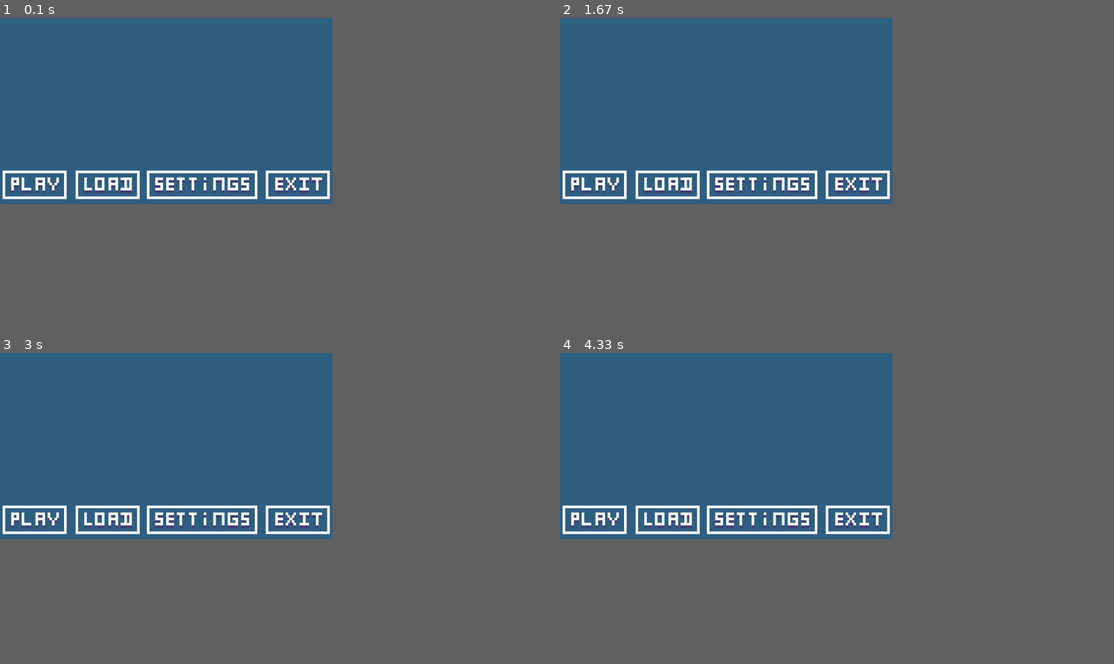
Above: before the commit, frames 1-4 (two rows, left to right).
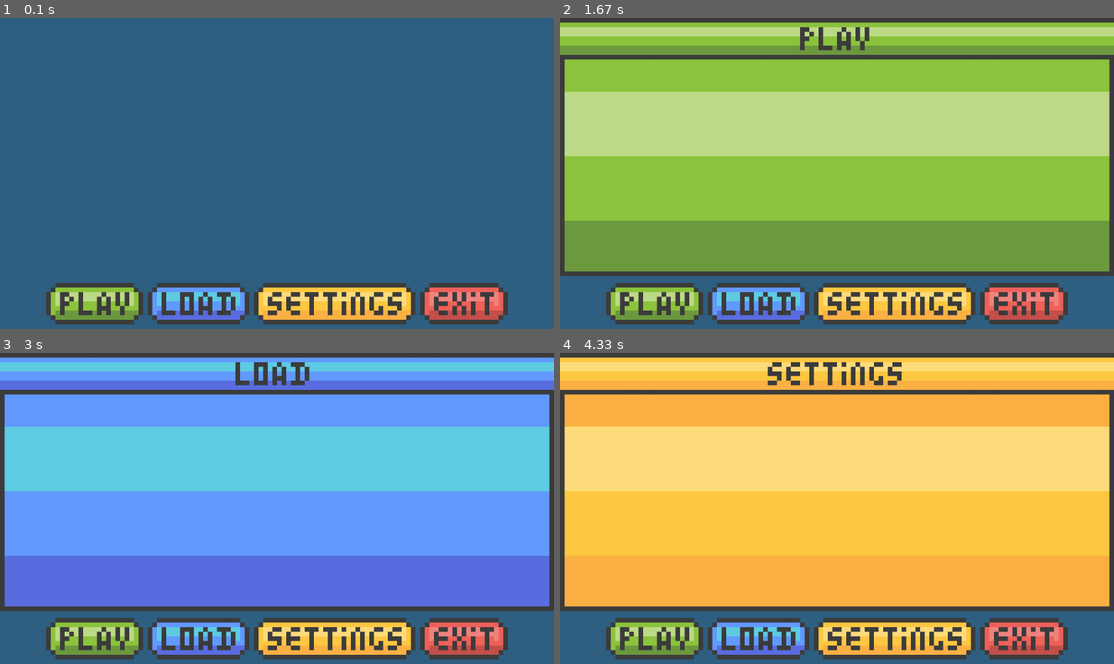
Above: after the commit, the same moments.

Repository: ale12d/pygame_project_1
Game: pygame game, started from main.py
Same seed, same stepped clock (60 frames per second), same inputs: the game is played once before the commit and once after it.
Inputs (mouse positions are in pixels of both pictures, inside the frame that each line leads up to):
- Up to frame 1 (0.1 s): no input
- Up to frame 2 (1.67 s): click (654, 304) at 0.38 s
- Up to frame 3 (3 s): click (199, 639) at 1.72 s
- Up to frame 4 (4.33 s): click (892, 639) at 4.28 s
In our replay, the window is 540x303 before the commit and 900x506 after it. These sizes can differ from the game's own. Grey fills any space a smaller window leaves; there, only what the larger window draws over its background counts as a difference.

The runs differ from the first frame. In frame 1, 13% of the frame differs, in the area x 0-92%, y 49-99%; in frame 2, 82%; in frame 3, 83%, in the area x 0-100%, y 0-100%; in frame 4, 64%.

Commit message:
create header design + update button

Diff:
--- a/controllers/main_controller.py
+++ b/controllers/main_controller.py
@@ -10,10 +10,12 @@
     def __init__(self):
         self.app_name = 'app'
         self.in_settings = False
+        self.in_play = False
+        self.in_load = False
 
     def start(self):
         pygame.init()
-        screen = pygame.display.set_mode((1152, 648))
+        screen = pygame.display.set_mode((1920, 1080))
         pygame.display.set_caption(self.app_name)
 
         while True:
@@ -23,8 +25,8 @@
             clock = Clock()
             clock.set_framerate(FRAMERATE)
 
-            main_menu = MainMenuController(self.event, self.in_settings)
-            self.in_settings = main_menu.setup_view(screen)
+            main_menu = MainMenuController(self.event, self.in_settings, self.in_play, self.in_load)
+            self.in_settings, self.in_play, self.in_load = main_menu.setup_view(screen)
 
             pygame.display.update()
 
--- a/controllers/main_menu.py
+++ b/controllers/main_menu.py
@@ -1,12 +1,14 @@
-from views import MainMenu, SettingsMenu
+from views import MainMenu, SettingsMenu, PlayMenu, LoadMenu
 from controllers.device import Mouse, Keyboard
 import pygame
 
 
 class MainMenuController:
-    def __init__(self, event, in_settings):
+    def __init__(self, event, in_settings, in_play, in_load):
         self.event = event
         self.in_settings = in_settings
+        self.in_play = in_play
+        self.in_load = in_load
 
     def setup_view(self, screen):
         mx, my = pygame.mouse.get_pos()
@@ -15,40 +17,48 @@
         keyboard = Keyboard(self.event)
         keyboard.arrow_keys()
 
-        if self.in_settings is False:
-            main_menu = MainMenu()
-            play_button, load_button, settings_button, exit_button = main_menu.display(screen)
+        main_menu = MainMenu()
+        play_button, load_button, settings_button, exit_button = main_menu.display(screen)
 
-            if play_button.collidepoint((mx, my)):
-                click = mouse.click_check()
-                if click:
-                    MainMenuController.play(self)
-            if load_button.collidepoint((mx, my)):
-                click = mouse.click_check()
-                if click:
-                    MainMenuController.load(self)
-            if settings_button.collidepoint((mx, my)):
-                click = mouse.click_check()
-                if click:
-                    MainMenuController.settings(self, screen, mx, my, mouse)
-            if exit_button.collidepoint((mx, my)):
-                click = mouse.click_check()
-                if click:
-                    MainMenuController.quit(self)
+        if play_button.collidepoint((mx, my)) or self.in_play is True:
+            click = mouse.click_check()
+            if click or self.in_play is True:
+                MainMenuController.play(self, screen, mx, my, mouse)
+        if load_button.collidepoint((mx, my)) or self.in_load is True:
+            click = mouse.click_check()
+            if click or self.in_load is True:
+                MainMenuController.load(self, screen, mx, my, mouse)
+        if settings_button.collidepoint((mx, my)) or self.in_settings is True:
+            click = mouse.click_check()
+            if click or self.in_settings is True:
+                MainMenuController.settings(self, screen, mx, my, mouse)
+        if exit_button.collidepoint((mx, my)):
+            click = mouse.click_check()
+            if click:
+                MainMenuController.quit(self)
 
-            return self.in_settings
+        return self.in_settings, self.in_play, self.in_load
 
-        else:
-            MainMenuController.settings(self, screen, mx, my, mouse)
+    def play(self, screen, mx, my, mouse):
+        self.in_play = True
+        self.in_load = False
+        self.in_settings = False
 
-    def play(self):
-        pass
+        play = PlayMenu()
+        play.display(screen)
 
-    def load(self):
-        pass
+    def load(self, screen, mx, my, mouse):
+        self.in_load = True
+        self.in_play = False
+        self.in_settings = False
+
+        load = LoadMenu()
+        load.display(screen)
 
     def settings(self, screen, mx, my, mouse):
         self.in_settings = True
+        self.in_load = False
+        self.in_play = False
 
         settings = SettingsMenu()
         fullscreen_img_button, resolution_1_button = settings.display(screen)
--- a/views/__init__.py
+++ b/views/__init__.py
@@ -1,3 +1,3 @@
-from views.main_menu import MainMenu, SettingsMenu
+from views.main_menu import MainMenu, SettingsMenu, PlayMenu, LoadMenu
 
-__all__ = ["MainMenu", "SettingsMenu"]
+__all__ = ["MainMenu", "SettingsMenu", "PlayMenu", "LoadMenu"]
--- a/views/main_menu.py
+++ b/views/main_menu.py
@@ -9,22 +9,24 @@
         screen_width = screen.get_width()
         screen_height = screen.get_height()
 
+
         screen.fill((48, 96, 130))
         play_img = pygame.image.load('medias/play_btn.png').convert_alpha()
         load_img = pygame.image.load('medias/load_btn.png').convert_alpha()
         settings_img = pygame.image.load('medias/settings_btn.png').convert_alpha()
         exit_img = pygame.image.load('medias/exit_btn.png').convert_alpha()
 
-        rx = screen_width / 1152
+        rx = screen_width / 120
         play_img = pygame.transform.scale(play_img, (int(play_img.get_width() * rx), int(play_img.get_height() * rx)))
         load_img = pygame.transform.scale(load_img, (int(load_img.get_width() * rx), int(load_img.get_height() * rx)))
         settings_img = pygame.transform.scale(settings_img, (int(settings_img.get_width() * rx), int(settings_img.get_height() * rx)))
         exit_img = pygame.transform.scale(exit_img, (int(exit_img.get_width() * rx), int(exit_img.get_height() * rx)))
+        button_y_position = screen_height - play_img.get_height() - (1*rx)
 
-        play_button = MainMenu.button(self, screen, (0, screen_height-play_img.get_height()), play_img)
-        load_button = MainMenu.button(self, screen, (play_img.get_width()+13, screen_height-play_img.get_height()), load_img)
-        settings_button = MainMenu.button(self, screen, ((screen_width-exit_img.get_width()-settings_img.get_width()-11), screen_height-play_img.get_height()), settings_img)
-        exit_button = MainMenu.button(self, screen, ((screen_width-exit_img.get_width()), screen_height-play_img.get_height()), exit_img)
+        play_button = MainMenu.button(self, screen, ((10*rx), button_y_position), play_img)
+        load_button = MainMenu.button(self, screen, ((11*rx) + play_img.get_width(), button_y_position), load_img)
+        settings_button = MainMenu.button(self, screen, ((12*rx) + play_img.get_width() + load_img.get_width(), button_y_position), settings_img)
+        exit_button = MainMenu.button(self, screen, (110*rx - exit_img.get_width(), button_y_position), exit_img)
 
         return play_button, load_button, settings_button, exit_button
 
@@ -36,9 +38,29 @@
         rect.topleft = position
         return screen.blit(img, (rect.x, rect.y))
 
+
+class PlayMenu:
+    def __int__(self):
+        pass
+
+    def display(self, screen):
+        screen_width = screen.get_width()
+        rx = screen_width / 120
+        play_bar = pygame.image.load('medias/play_bar.png').convert_alpha()
+        play_bar = pygame.transform.scale(play_bar, (int(play_bar.get_width() * rx), int(play_bar.get_height() * rx)))
+        screen.blit(play_bar, (0, 0))
+
+
 class LoadMenu:
     def __init__(self):
         pass
+
+    def display(self,screen):
+        screen_width = screen.get_width()
+        rx = screen_width / 120
+        load_bar = pygame.image.load('medias/load_bar.png').convert_alpha()
+        load_bar = pygame.transform.scale(load_bar, (int(load_bar.get_width() * rx), int(load_bar.get_height() * rx)))
+        screen.blit(load_bar, (0, 0))
 
 
 class SettingsMenu:
@@ -46,10 +68,17 @@
         pass
 
     def display(self, screen):
-        screen.fill((48, 96, 130))
+        screen_width = screen.get_width()
+        rx = screen_width / 120
+        settings_bar = pygame.image.load('medias/settings_bar.png').convert_alpha()
+
+        settings_bar = pygame.transform.scale(settings_bar, (int(settings_bar.get_width() * rx), int(settings_bar.get_height() * rx)))
+
         fullscreen_img = pygame.image.load('medias/settings_fullscreen_btn.png').convert_alpha()
         resolution_1_img = pygame.image.load('medias/settings_resolution_1_btn.png').convert_alpha()
+
         fullscreen_img_button = MainMenu.button(self, screen, (-40, 0), fullscreen_img)
         resolution_1_button = MainMenu.button(self, screen, (-40, 300), resolution_1_img)
 
+        screen.blit(settings_bar, (0, 0))
         return fullscreen_img_button, resolution_1_button
Binary file changed: medias/exit_btn.png
Binary file added: medias/load_bar.png
Binary file changed: medias/load_btn.png
Binary file added: medias/play_bar.png
Binary file changed: medias/play_btn.png
Binary file added: medias/settings_bar.png
Binary file changed: medias/settings_btn.png
